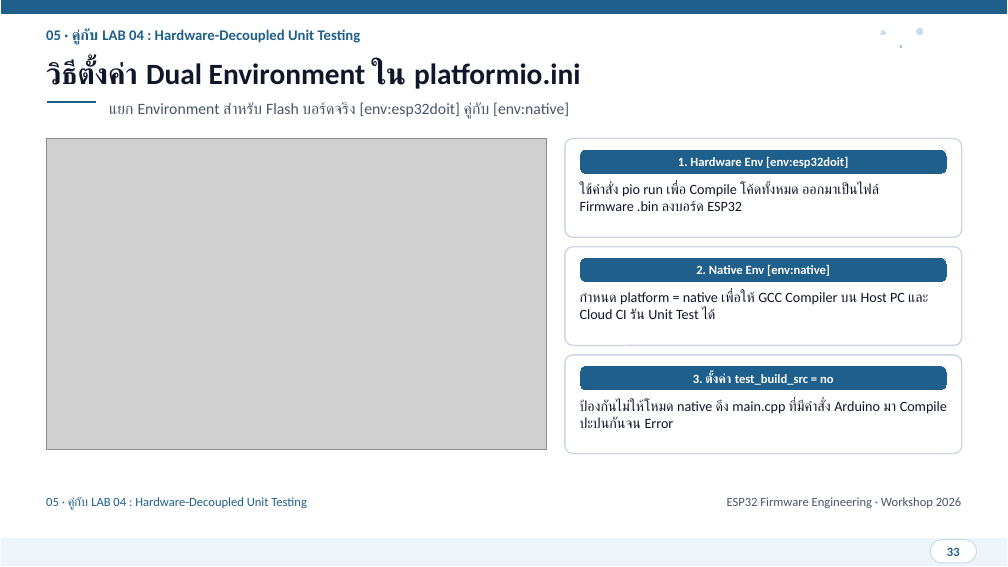
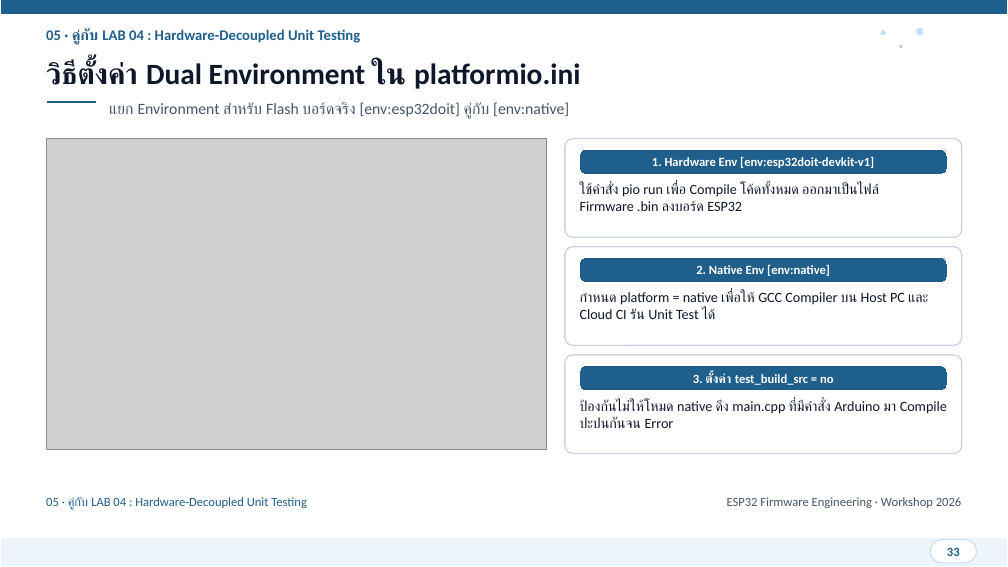
Before and after one commit to SavEe2429/git-practice, a slide deck: slide 33 of presentation/ESP32_Git_CICD_Workshop.pptx. Drawn at 1008x567 pixels with LibreOffice and Linux fonts; fonts in the diff are those of the drawing; grey boxes stand for pictures. Boxes give left, top, right and bottom in pixels: in the first picture for what was removed or moved away, otherwise in the second. Text is boxed around its words. In the diff, an @@ line names an element or a change of style, - is before the commit and + after.

```diff
--- a/presentation/ESP32_Git_CICD_Workshop.pptx
+++ b/presentation/ESP32_Git_CICD_Workshop.pptx
@@ text at (652,156,874,168): text changed @@
-1. Hardware Env [env:esp32doit]
+1. Hardware Env [env:esp32doit-devkit-v1]
```
Also in this commit, not shown: 4 other slides changed, 28 other files.
